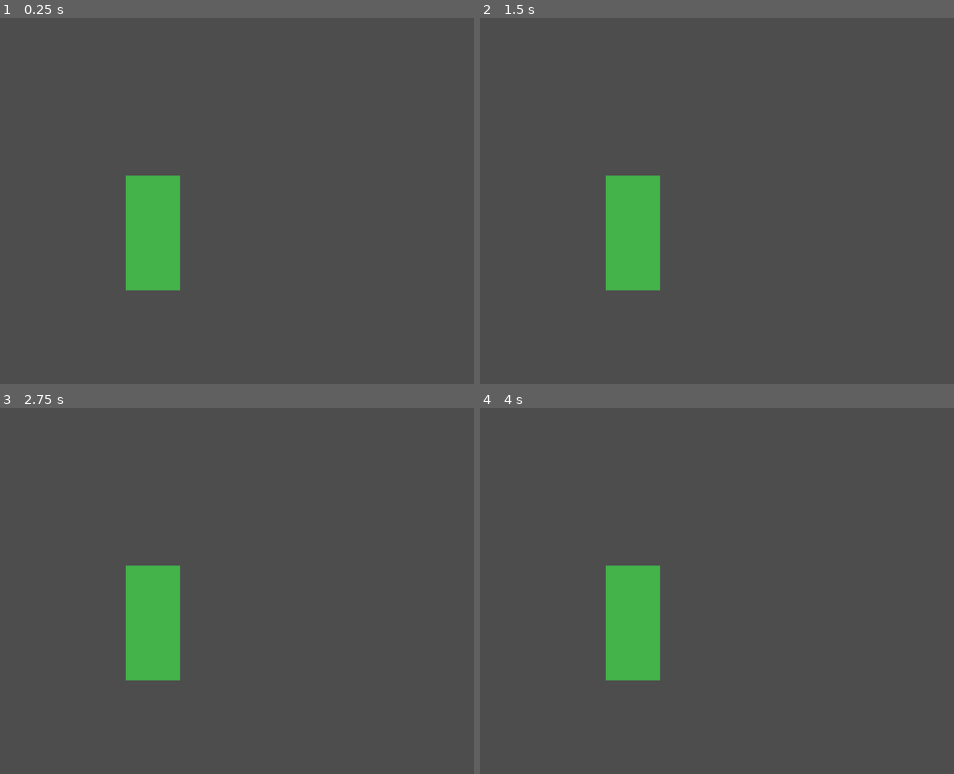
Above: before the commit, frames 1-4 (two rows, left to right).
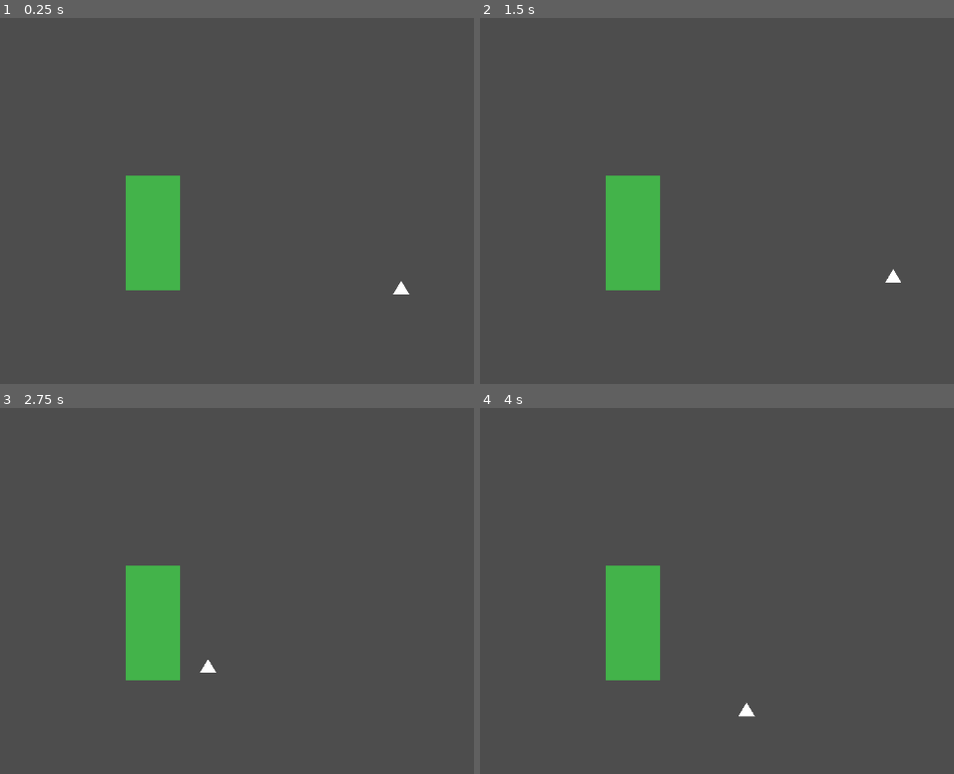
Above: after the commit, the same moments.

Repository: CertifiedWaterStealer/group_repository
Game: Godot game, scene res://scene/level.tscn
Two runs of this game, one before a commit and one after it. Both use one fixed random seed, a clock stepped at 60 frames per second and the inputs below.
Inputs:
- Up to frame 1 (0.25 s): no input
- Up to frame 2 (1.5 s): tap A (a_key) at 0.6 s; tap Enter at 1.25 s; tap D (d_key) at 1.35 s
- Up to frame 3 (2.75 s): tap Space at 2 s; tap Q (q_key) at 2.1 s
- Up to frame 4 (4 s): tap Enter at 2.75 s; tap W (w_key) at 2.85 s; tap Space at 3.5 s; tap A (a_key) at 3.6 s

The runs differ from the first frame. In frame 1, less than 0.1% of the frame differs, in the area x 82-87%, y 71-76%; in frame 2, less than 0.1%; in frame 3, less than 0.1%; in frame 4, less than 0.1%, in the area x 54-59%, y 80-85%.

Commit message:
current version

Diff:
--- a/group-game/scene/enemy.tscn
+++ b/group-game/scene/enemy.tscn
@@ -1,31 +1,21 @@
-[gd_scene format=3 uid="uid://bcig3g2wgviro"]
+[gd_scene format=3 uid="uid://c82tqsd1ch5nf"]
 
-[ext_resource type="Script" uid="uid://cigg8bwxo4875" path="res://script/player.gd" id="1_snucy"]
+[ext_resource type="Script" uid="uid://28smcd1o3nvg" path="res://script/enemy.gd" id="1_h08p8"]
 
-[sub_resource type="CapsuleShape2D" id="CapsuleShape2D_drhme"]
-radius = 80.0
-height = 336.0
+[sub_resource type="CapsuleShape2D" id="CapsuleShape2D_6nb4n"]
+radius = 72.0
+height = 304.0
 
-[node name="CharacterBody2D" type="CharacterBody2D" unique_id=366295470]
-script = ExtResource("1_snucy")
+[node name="CharacterBody2D" type="CharacterBody2D" unique_id=1230555964]
+script = ExtResource("1_h08p8")
 
-[node name="ColorRect" type="ColorRect" parent="." unique_id=221146047]
-offset_left = -80.0
-offset_top = -168.0
-offset_right = 80.0
-offset_bottom = 168.0
-color = Color(0.26261073, 0.7010259, 0.29116154, 1)
+[node name="ColorRect" type="ColorRect" parent="." unique_id=2083550098]
+offset_left = 216.0
+offset_top = 344.0
+offset_right = 360.0
+offset_bottom = 648.0
+color = Color(0.90372115, 0, 0.09131732, 1)
 
-[node name="CollisionShape2D" type="CollisionShape2D" parent="." unique_id=1219837345]
-shape = SubResource("CapsuleShape2D_drhme")
-
-[node name="Node2D" type="Node2D" parent="." unique_id=1181949174]
-
-[node name="LeftRayCast2D" type="RayCast2D" parent="Node2D" unique_id=222243189]
-target_position = Vector2(-90, 0)
-
-[node name="RightRayCast2D2" type="RayCast2D" parent="Node2D" unique_id=1495771715]
-target_position = Vector2(90, 0)
-
-[node name="Camera2D" type="Camera2D" parent="." unique_id=84404357]
-zoom = Vector2(0.5, 0.5)
+[node name="CollisionShape2D" type="CollisionShape2D" parent="." unique_id=534721479]
+position = Vector2(288, 496)
+shape = SubResource("CapsuleShape2D_6nb4n")
--- a/group-game/scene/level.tscn
+++ b/group-game/scene/level.tscn
@@ -1,6 +1,7 @@
 [gd_scene format=3 uid="uid://gbrxg1t7ibbe"]
 
-[ext_resource type="PackedScene" uid="uid://bcig3g2wgviro" path="res://scene/enemy.tscn" id="1_s4405"]
+[ext_resource type="PackedScene" uid="uid://bcig3g2wgviro" path="res://scene/player.tscn" id="1_s4405"]
+[ext_resource type="PackedScene" uid="uid://bbq4p44a44y7o" path="res://scene/spike.tscn" id="2_36wlx"]
 
 [sub_resource type="RectangleShape2D" id="RectangleShape2D_dbpx1"]
 size = Vector2(1546, 20)
@@ -15,3 +16,6 @@
 [node name="CollisionShape2D" type="CollisionShape2D" parent="StaticBody2D" unique_id=1874137281]
 position = Vector2(648, 576)
 shape = SubResource("RectangleShape2D_dbpx1")
+
+[node name="Area2D" parent="." unique_id=1843966842 instance=ExtResource("2_36wlx")]
+position = Vector2(1328, 528)
--- a/group-game/scene/platform.tscn
+++ /dev/null
@@ -1,26 +0,0 @@
-[gd_scene format=3 uid="uid://ddhv67eeqhvlr"]
-
-[ext_resource type="PackedScene" uid="uid://gvk3wcjjeuf4" path="res://scene/enemy.tscn" id="1_s0ih4"]
-
-[sub_resource type="RectangleShape2D" id="RectangleShape2D_5ajho"]
-size = Vector2(251, 24)
-
-[node name="Node2D" type="Node2D" unique_id=474365185]
-
-[node name="ColorRect" type="ColorRect" parent="." unique_id=660450708]
-offset_left = 419.0
-offset_top = 326.0
-offset_right = 670.0
-offset_bottom = 350.0
-color = Color(0.27434444, 0.106155016, 0.044467434, 1)
-metadata/_edit_use_anchors_ = true
-
-[node name="StaticBody2D" type="StaticBody2D" parent="." unique_id=649347688]
-position = Vector2(419, 326)
-
-[node name="CollisionShape2D" type="CollisionShape2D" parent="StaticBody2D" unique_id=424541753]
-position = Vector2(125.5, 12)
-shape = SubResource("RectangleShape2D_5ajho")
-
-[node name="CharacterBody2D" parent="." unique_id=283718451 instance=ExtResource("1_s0ih4")]
-position = Vector2(505, 292)
--- /dev/null
+++ b/group-game/scene/player.tscn
@@ -0,0 +1,31 @@
+[gd_scene format=3 uid="uid://bcig3g2wgviro"]
+
+[ext_resource type="Script" uid="uid://cigg8bwxo4875" path="res://script/player.gd" id="1_snucy"]
+
+[sub_resource type="CapsuleShape2D" id="CapsuleShape2D_drhme"]
+radius = 80.0
+height = 336.0
+
+[node name="CharacterBody2D" type="CharacterBody2D" unique_id=366295470 groups=["player"]]
+script = ExtResource("1_snucy")
+
+[node name="ColorRect" type="ColorRect" parent="." unique_id=221146047]
+offset_left = -80.0
+offset_top = -168.0
+offset_right = 80.0
+offset_bottom = 168.0
+color = Color(0.26261073, 0.7010259, 0.29116154, 1)
+
+[node name="CollisionShape2D" type="CollisionShape2D" parent="." unique_id=1219837345]
+shape = SubResource("CapsuleShape2D_drhme")
+
+[node name="Node2D" type="Node2D" parent="." unique_id=1181949174]
+
+[node name="LeftRayCast2D" type="RayCast2D" parent="Node2D" unique_id=222243189]
+target_position = Vector2(-90, 0)
+
+[node name="RightRayCast2D2" type="RayCast2D" parent="Node2D" unique_id=1495771715]
+target_position = Vector2(90, 0)
+
+[node name="Camera2D" type="Camera2D" parent="." unique_id=84404357]
+zoom = Vector2(0.5, 0.5)
--- a/group-game/scene/spike.tscn
+++ b/group-game/scene/spike.tscn
@@ -1,12 +1,15 @@
-[gd_scene format=3 uid="uid://bbgodaptakl7"]
+[gd_scene format=3 uid="uid://bbq4p44a44y7o"]
 
-[node name="Node2D" type="Node2D" unique_id=694500549]
+[ext_resource type="Script" uid="uid://c2c3b5vtj2vkc" path="res://script/spike.gd" id="1_xanym"]
 
-[node name="Polygon2D" type="Polygon2D" parent="." unique_id=1947091709]
-polygon = PackedVector2Array(-128, 49.999992, -51.200012, -73.2, 30.399994, 49.999992)
-uv = PackedVector2Array(-141.6, 56.4, -54.399994, -68.399994, 32, 52.4)
+[sub_resource type="CircleShape2D" id="CircleShape2D_vi0yg"]
+radius = 16.0
 
-[node name="StaticBody2D" type="StaticBody2D" parent="." unique_id=1919979331]
+[node name="Area2D" type="Area2D" unique_id=1843966842]
+script = ExtResource("1_xanym")
 
-[node name="CollisionPolygon2D" type="CollisionPolygon2D" parent="StaticBody2D" unique_id=2003328966]
-polygon = PackedVector2Array(-51, -75, 31, 51, -128, 51)
+[node name="Polygon2D" type="Polygon2D" parent="." unique_id=969058037]
+polygon = PackedVector2Array(0, -24, -24, 16, 24, 16)
+
+[node name="CollisionShape2D" type="CollisionShape2D" parent="." unique_id=309829461]
+shape = SubResource("CircleShape2D_vi0yg")
--- a/group-game/script/player.gd
+++ b/group-game/script/player.gd
@@ -166,6 +166,10 @@
 	await get_tree().create_timer(0.2).timeout
 	is_wall_jumping = false
 
+func _take_damage():
+	health -= 1
+	print(health)
+
 # Made to play the animation when the player's 'velocity.x' is not equal to zero, or
 # when the velocity is equal to zero. Fror 'velocity.x' the numbers are oppisite to
 # 'velocity.y'.
--- /dev/null
+++ b/group-game/script/spike.gd
@@ -0,0 +1,27 @@
+extends Area2D
+
+# Specifying the variables type.
+var player: CharacterBody2D
+
+var can_interact: bool = false
+
+# When this start, find every node in player the "Player" group and store it into a variable.
+func _ready():
+	for node in get_tree().get_nodes_in_group("Player"):
+		player = node
+
+# Will constantly check if this function can be ran.
+func _process(_delta: float) -> void:
+	pass
+
+# Once e is pressed and can interact is equal to true gems counter and score counter will go up
+# in numbers, with its value being stored in a variable. Then the whole item will disappear.
+
+# Signal checking once a body has entered the area2d and is in player, the can interact boolean
+# boolean will get set to true.
+func _on_body_entered(body: Node2D) -> void:
+	if body.is_in_group("Player"):
+		can_interact = true
+	if body == player:
+		player._take_damage()
+		can_interact = true
Not shown, added: group-game/script/spike.gd.uid
